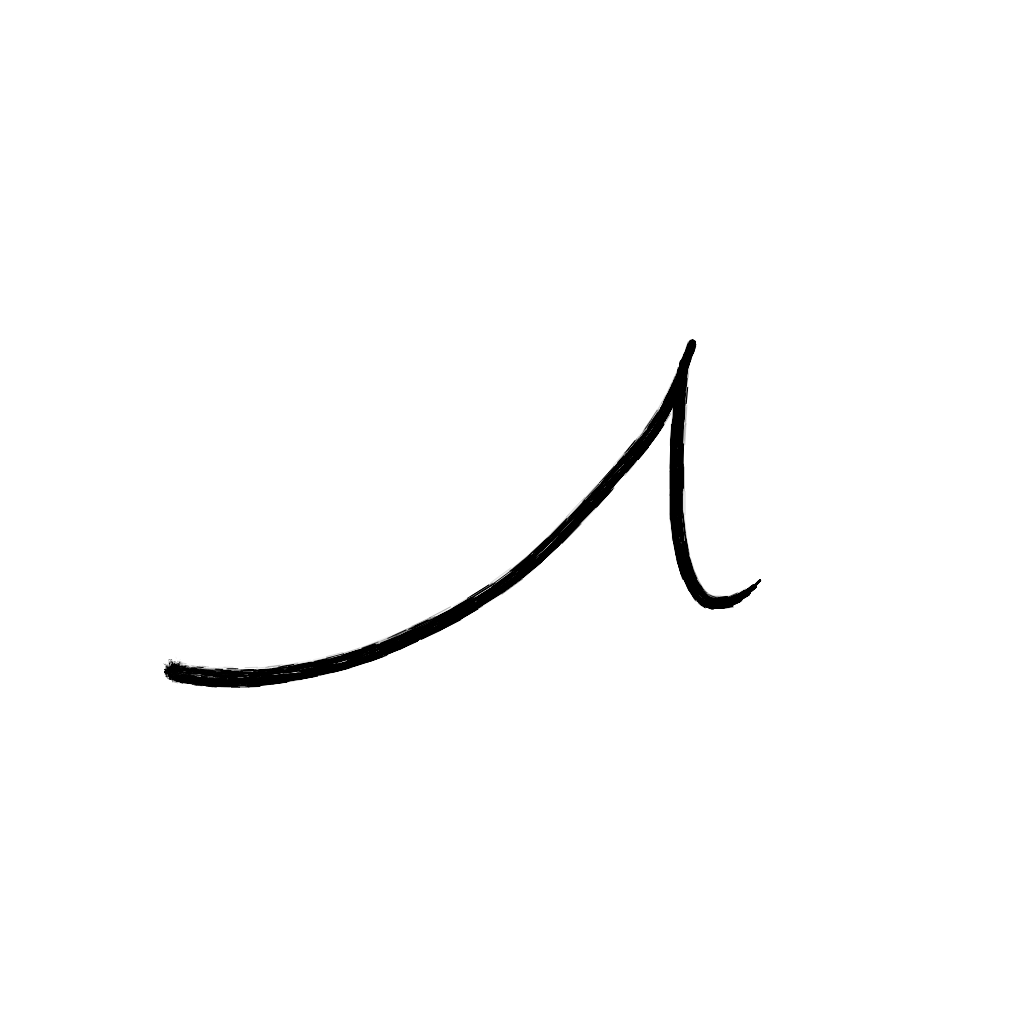
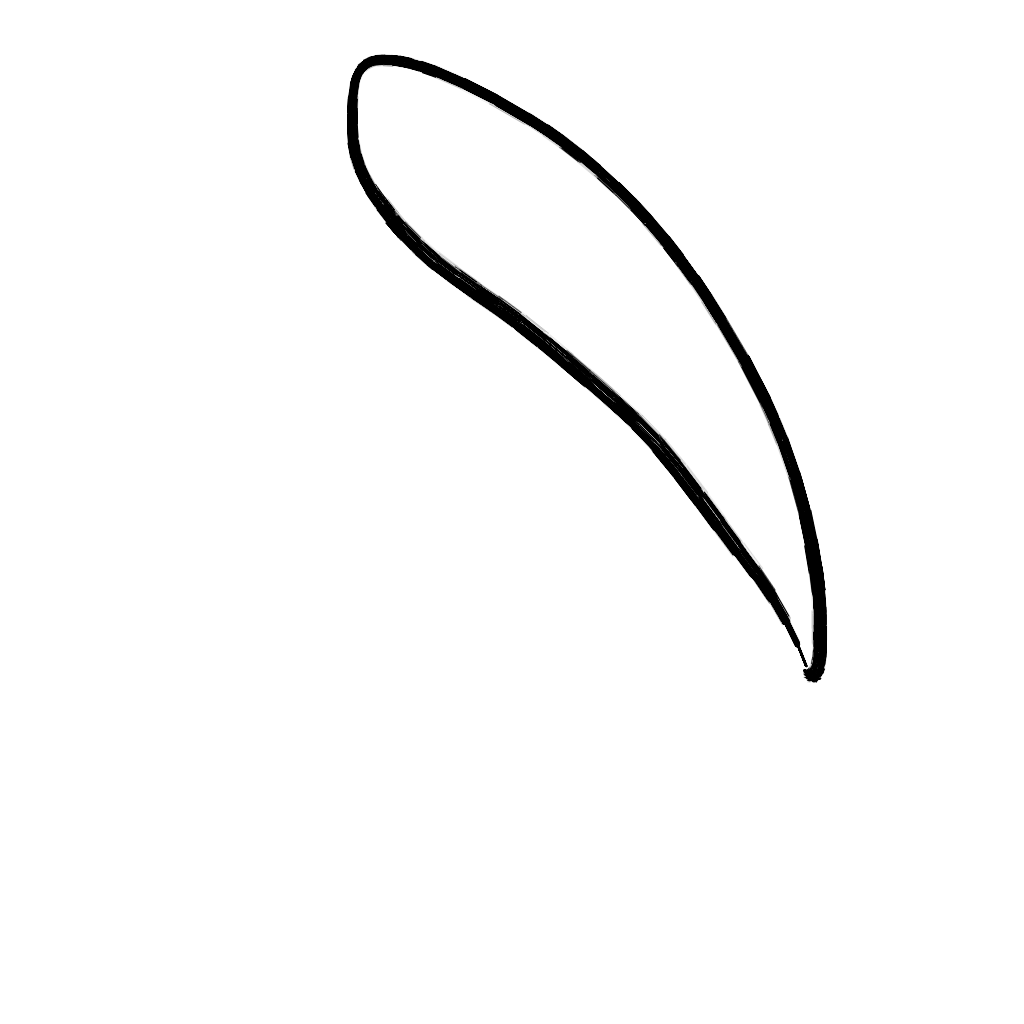
Revision of a layered w=1024, h=1024 image; what changed, layer by layer:
added layer "sweat" above "wave" over [320, 54, 828, 683]
hid "wave" over [163, 320, 768, 688]
